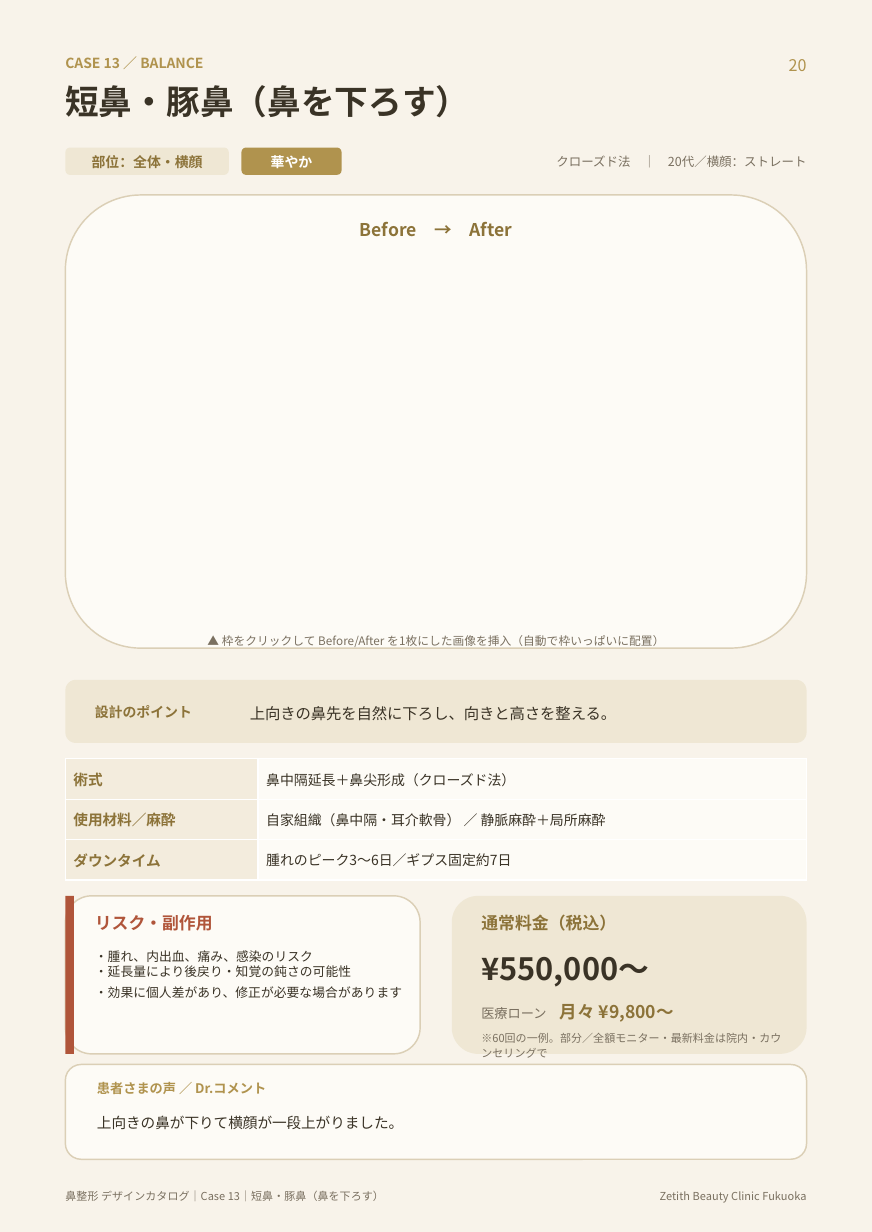
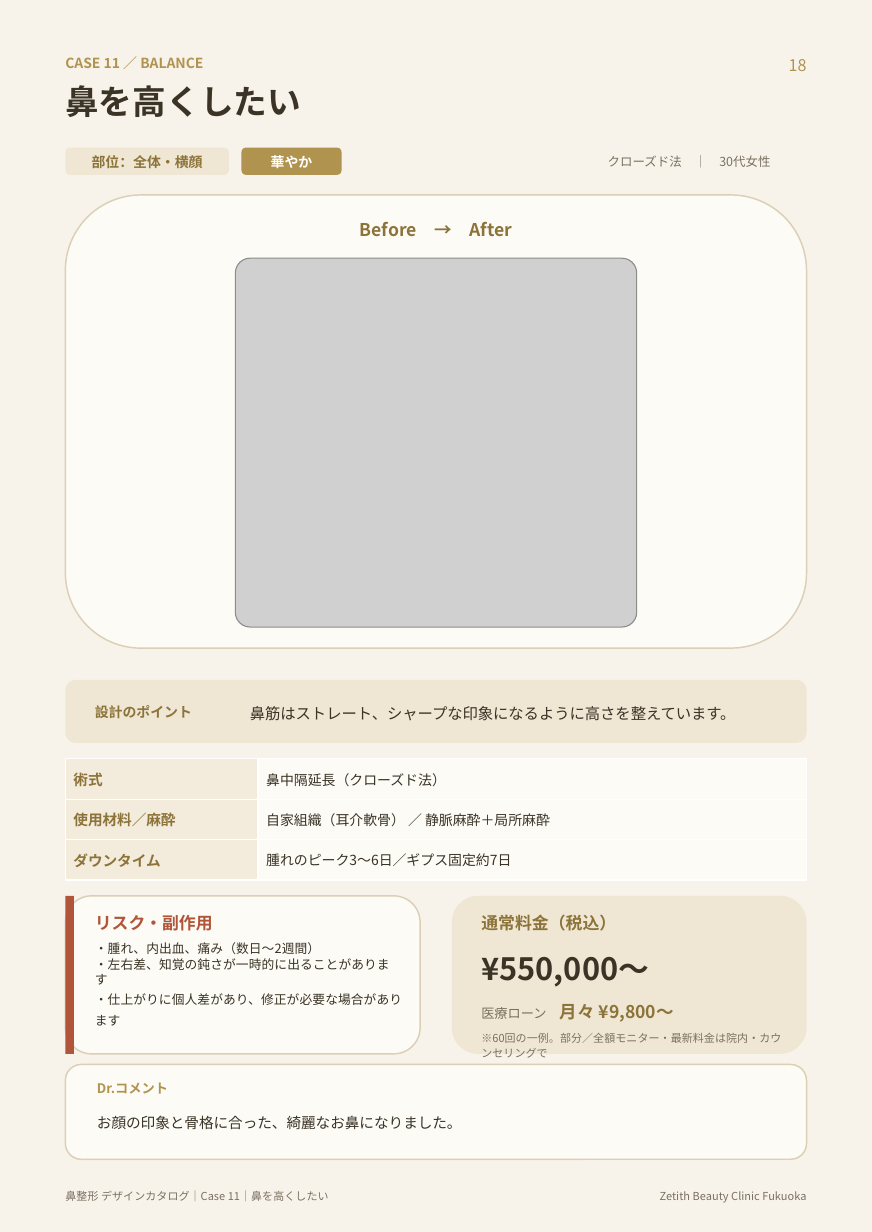
Before and after one commit to hidekkobonba/nosejob, a slide deck: slide 19 of 鼻整形_デザインカタログ.pptx (slide 21 before the commit). Drawn at 872x1232 pixels with LibreOffice and Linux fonts; fonts in the diff are those of the drawing; grey boxes stand for pictures. Boxes give left, top, right and bottom in pixels: in the first picture for what was removed or moved away, otherwise in the second. Text is boxed around its words. In the diff, an @@ line names an element or a change of style, - is before the commit and + after.

```diff
--- a/鼻整形_デザインカタログ.pptx
+++ b/鼻整形_デザインカタログ.pptx
@@ text at (65,57,203,68): text changed @@
-CASE 13 ／ BALANCE
+CASE 11 ／ BALANCE
@@ text at (789,59,807,71): text changed @@
-20
+18
@@ text at (65,85,301,117): text changed @@
-短鼻・豚鼻（鼻を下ろす）
+鼻を高くしたい
@@ text at (608,155,770,167): text changed @@
-クローズド法 ｜ 20代／横顔：ストレート
+クローズド法 ｜ 30代女性
@@ picture added at (235,258,637,627) @@
@@ text removed at (222,635,664,649) @@
-▲ 枠をクリックして Before/After を1枚にした画像を挿入（自動で枠いっぱいに配置）
@@ text at (250,706,736,721): text changed @@
-上向きの鼻先を自然に下ろし、向きと高さを整える。
+鼻筋はストレート、シャープな印象になるように高さを整えています。
@@ table at (65,759,807,880) @@
-row 1, column 2: 鼻中隔延長＋鼻尖形成（クローズド法）
+row 1, column 2: 鼻中隔延長（クローズド法）
-row 2, column 2: 自家組織（鼻中隔・耳介軟骨） ／ 静脈麻酔＋局所麻酔
+row 2, column 2: 自家組織（耳介軟骨） ／ 静脈麻酔＋局所麻酔
@@ text at (95,942,402,1026): text changed @@
-・腫れ、内出血、痛み、感染のリスク
-・延長量により後戻り・知覚の鈍さの可能性
-・効果に個人差があり、修正が必要な場合があります
+・腫れ、内出血、痛み（数日〜2週間）
+・左右差、知覚の鈍さが一時的に出ることがあります
+・仕上がりに個人差があり、修正が必要な場合があります
@@ text at (97,1082,168,1094): text changed @@
-患者さまの声 ／ Dr.コメント
+Dr.コメント
@@ text at (97,1115,462,1130): text changed @@
-上向きの鼻が下りて横顔が一段上がりました。
+お顔の印象と骨格に合った、綺麗なお鼻になりました。
@@ text at (65,1190,329,1201): text changed @@
-鼻整形 デザインカタログ｜Case 13｜短鼻・豚鼻（鼻を下ろす）
+鼻整形 デザインカタログ｜Case 11｜鼻を高くしたい
```
Also in this commit, not shown: 27 other slides changed, 2 slides removed.
